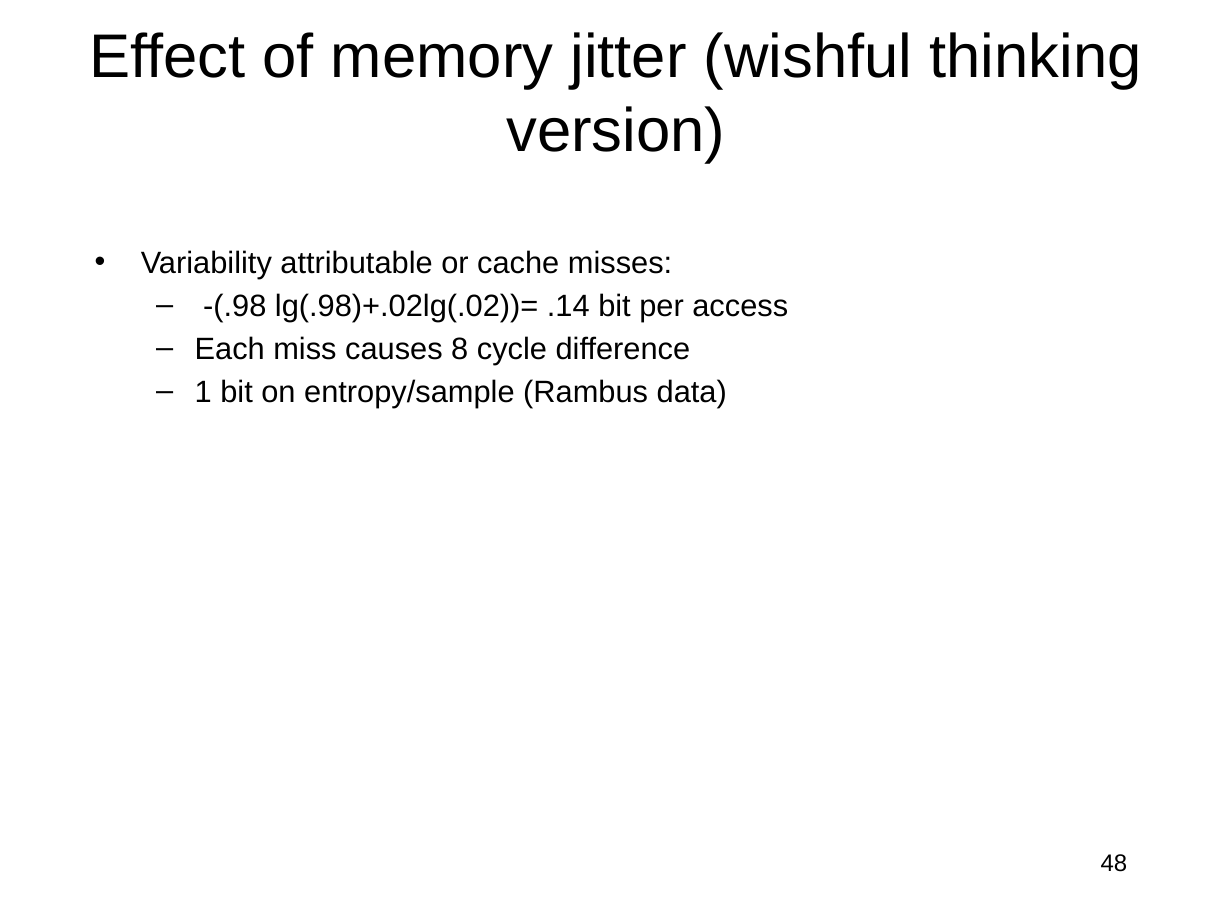
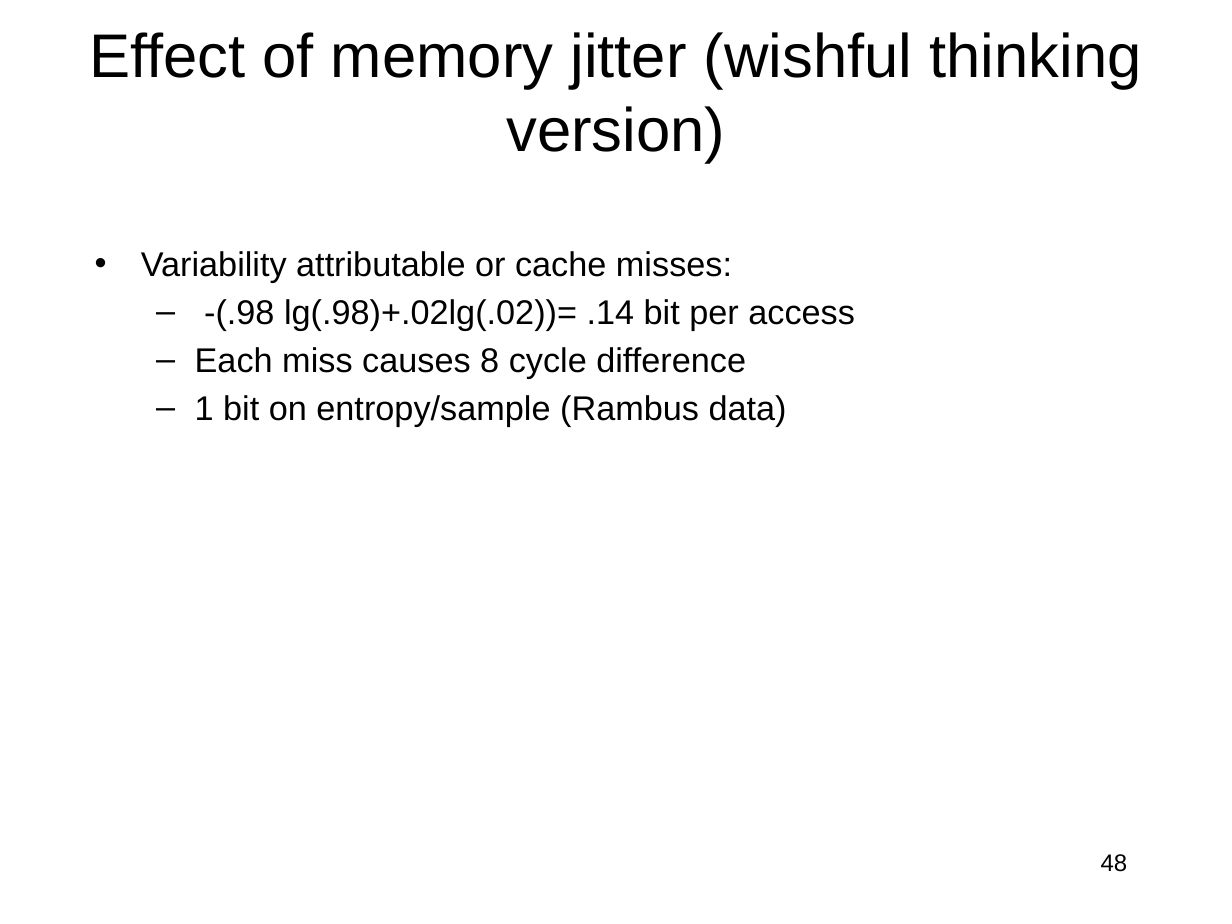
Before and after one commit to jlmucb/class_notes, a slide deck: slide 48 of BerkeleyClass/CS290Spring2013/Lectures/entropy_talk.pptx. Drawn at 1232x924 pixels with LibreOffice and Linux fonts; fonts in the diff are those of the drawing. Boxes give left, top, right and bottom in pixels: in the first picture for what was removed or moved away, otherwise in the second. Text is boxed around its words. In the diff, an @@ line names an element or a change of style, - is before the commit and + after.

```diff
--- a/BerkeleyClass/CS290Spring2013/Lectures/entropy_talk.pptx
+++ b/BerkeleyClass/CS290Spring2013/Lectures/entropy_talk.pptx
@@ text "Variability attributable or cache misses:" at box(141, 251, 855, 426): size 18 to 20 pt @@
```
Also in this commit, not shown: 3 other slides changed, 1 other file.
